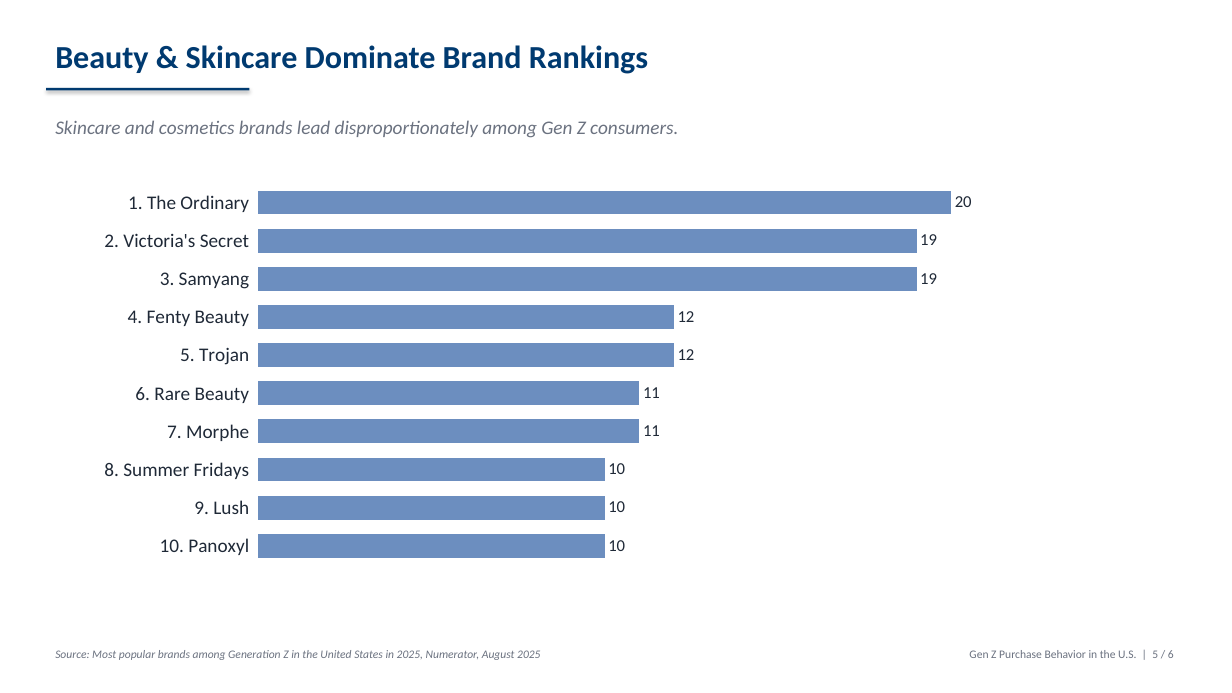
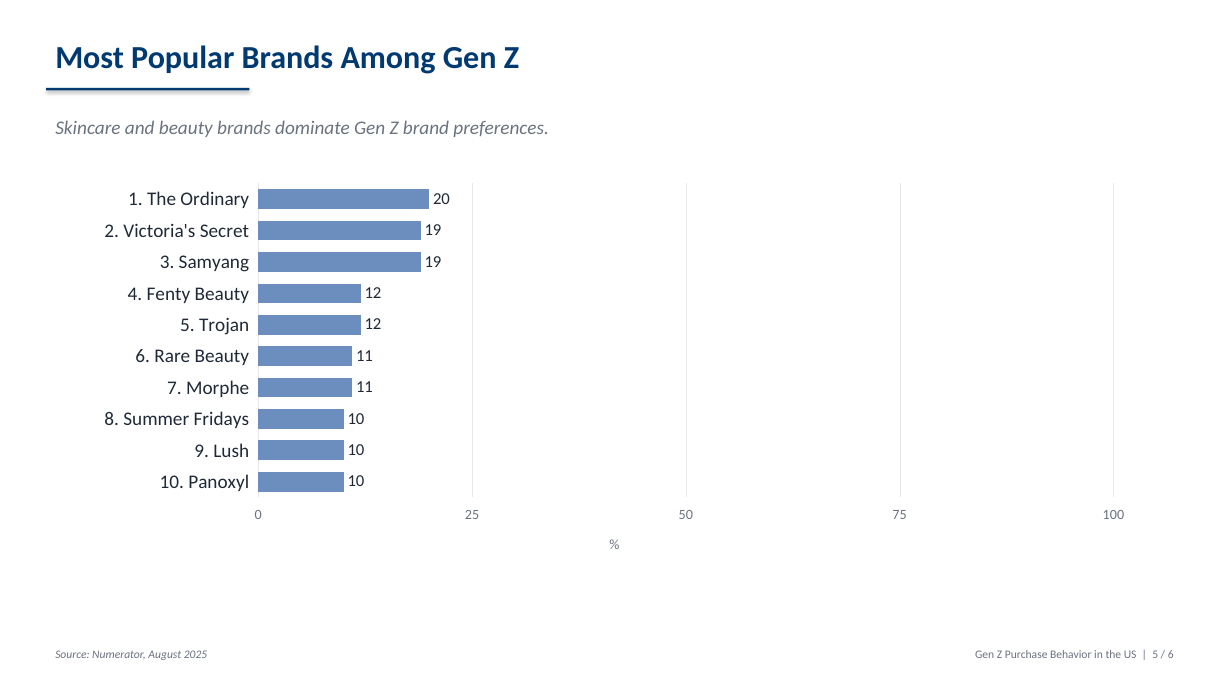
Before and after one commit to LikhithaReddipalli/Statista_challenge, a slide deck: slide 5 of results/presentation_With_LLM.pptx. Drawn at 1232x693 pixels with LibreOffice and Linux fonts; fonts in the diff are those of the drawing. Boxes give left, top, right and bottom in pixels: in the first picture for what was removed or moved away, otherwise in the second. Text is boxed around its words. In the diff, an @@ line names an element or a change of style, - is before the commit and + after.

```diff
--- a/results/presentation_With_LLM.pptx
+++ b/results/presentation_With_LLM.pptx
@@ text at [55, 45, 519, 74]: text changed @@
-Beauty & Skincare Dominate Brand Rankings
+Most Popular Brands Among Gen Z
@@ text at [55, 120, 548, 137]: text changed @@
-Skincare and cosmetics brands lead disproportionately among Gen Z consumers.
+Skincare and beauty brands dominate Gen Z brand preferences.
@@ bar chart at [83, 176, 1146, 573] @@
@@ value axis title "" to "%" @@
@@ value axis changed @@
@@ text at [55, 650, 207, 660]: text changed @@
-Source: Most popular brands among Generation Z in the United States in 2025, Numerator, August 2025
+Source: Numerator, August 2025
@@ text at [975, 650, 1174, 658]: text changed @@
-Gen Z Purchase Behavior in the U.S. | 5 / 6
+Gen Z Purchase Behavior in the US | 5 / 6
```
Also in this commit, not shown: 5 other slides changed, 2 other files.
